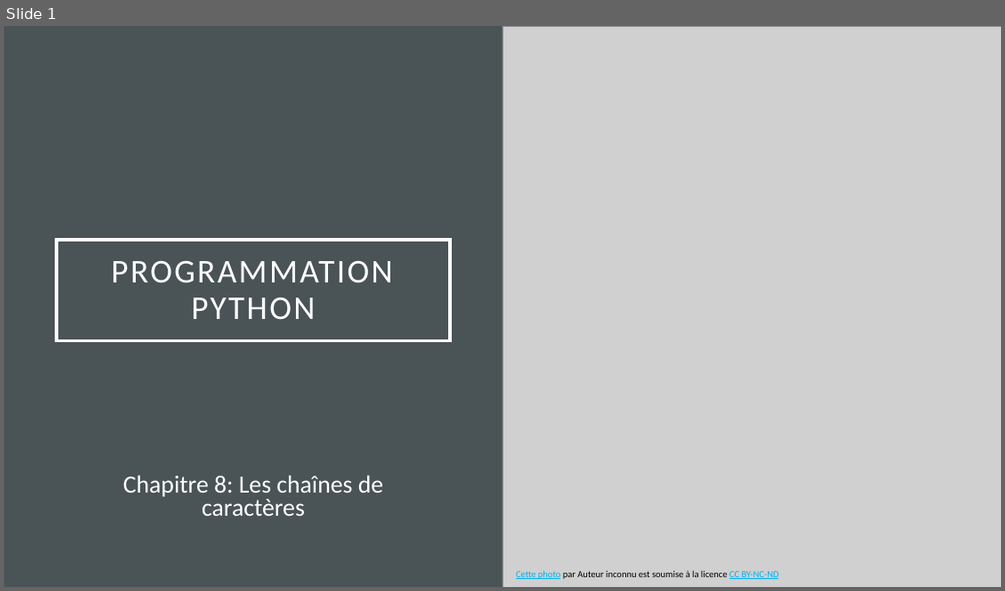
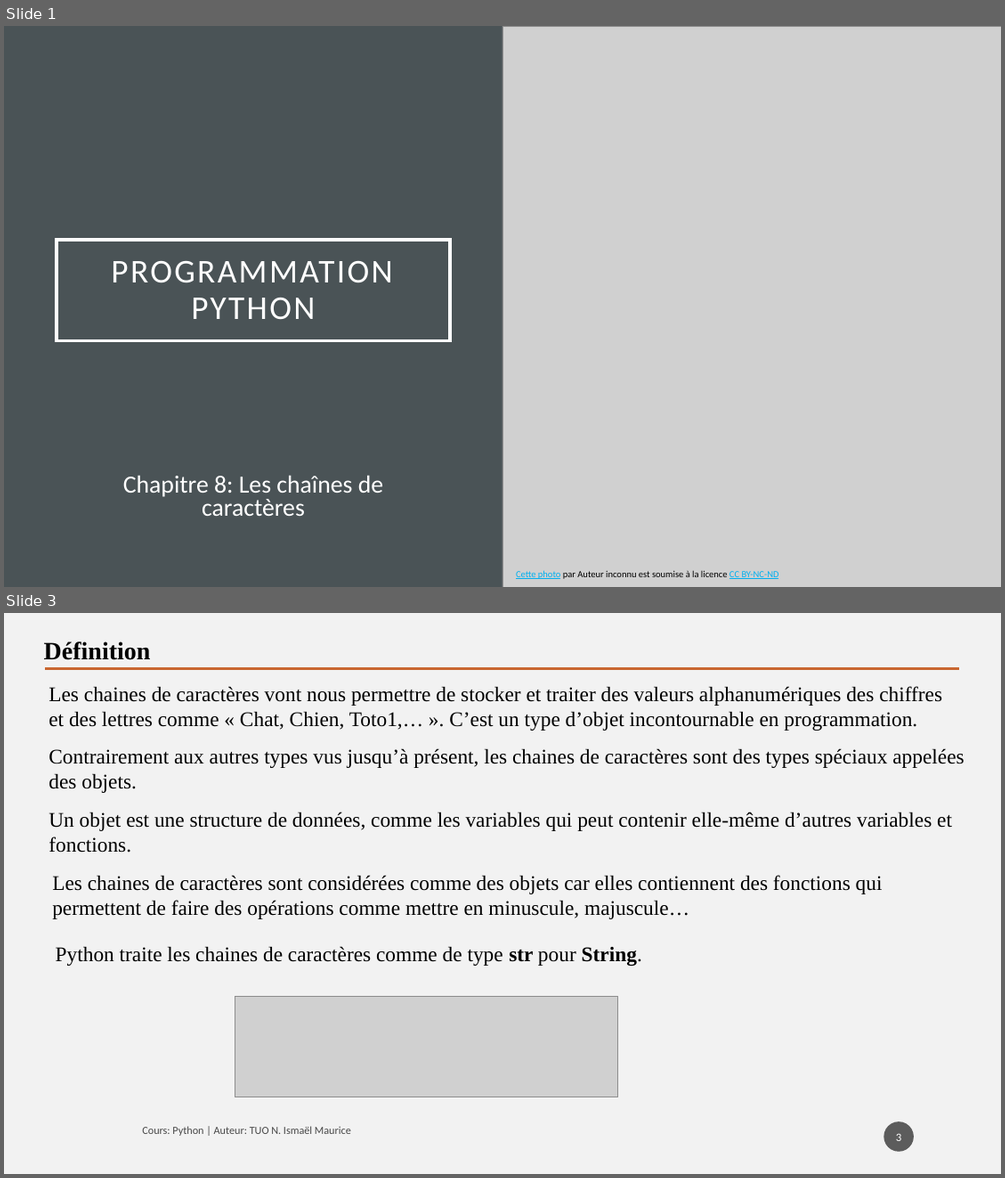
Before and after one commit to tisma95/cours-python, a slide deck: source/Chapitre 8 - Les chaines de caractères.pptx. Shown one above the other, each under a label of ours: slide 1 before the commit, slides 1 and 3 after it; the slides between them are not shown. The pictures are 1005x591 and 1005x1178 pixels, drawn with LibreOffice and Linux fonts; fonts in the diff are those of the drawing; grey boxes stand for pictures. Boxes give left, top, right and bottom in pixels: in the first picture for what was removed or moved away, otherwise in the second. Text is boxed around its words. In the diff, an @@ line names an element or a change of style, - is before the commit and + after.

```diff
--- a/source/Chapitre 8 - Les chaines de caractères.pptx
+++ b/source/Chapitre 8 - Les chaines de caractères.pptx
@@ slide 3 added at [4, 613, 1001, 1174], background #F2F2F2 @@
@@ text added at [44, 641, 151, 660], 24 pt, text #000000, bold @@
+Définition
@@ line added from (45, 668) to (959, 668), #C96731 2.5 pt @@
@@ text added at [48, 686, 942, 730], 20 pt, text #000000 @@
+Les chaines de caractères vont nous permettre de stocker et traiter des valeurs alphanumériques des chiffres et des lettres comme « Chat, Chien, Toto1,… ». C’est un type d’objet incontournable en programmation.
@@ text added at [48, 748, 963, 793], 20 pt, text #000000 @@
+Contrairement aux autres types vus jusqu’à présent, les chaines de caractères sont des types spéciaux appelées des objets.
@@ text added at [48, 811, 952, 852], 20 pt, text #000000 @@
+Un objet est une structure de données, comme les variables qui peut contenir elle-même d’autres variables et fonctions.
@@ text added at [52, 875, 882, 919], 20 pt, text #000000 @@
+Les chaines de caractères sont considérées comme des objets car elles contiennent des fonctions qui permettent de faire des opérations comme mettre en minuscule, majuscule…
@@ text added at [56, 946, 642, 965], 20 pt, text #000000 @@
+Python traite les chaines de caractères comme de type str pour String.
@@ picture added at [235, 996, 618, 1097] @@
@@ text added at [142, 1126, 351, 1135], 10.5 pt, text #000000 at 70% opacity @@
+Cours: Python | Auteur: TUO N. Ismaël Maurice
@@ page number added at [884, 1121, 914, 1151], fill #1D1D1D at 70% opacity, 11 pt, text #FFFFFF @@
+3
```
Also in this commit, not shown: 8 slides changed, 10 other slides added, 10 other files.
